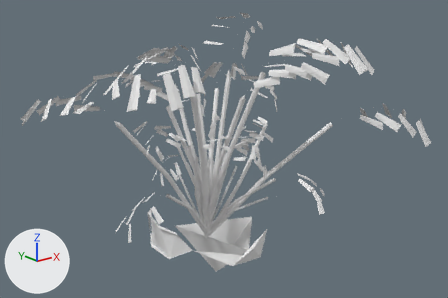
A saved change to the OBJ model datasets/dataset_snippet_medium_resampled/PlantIndoors/m1004.obj.
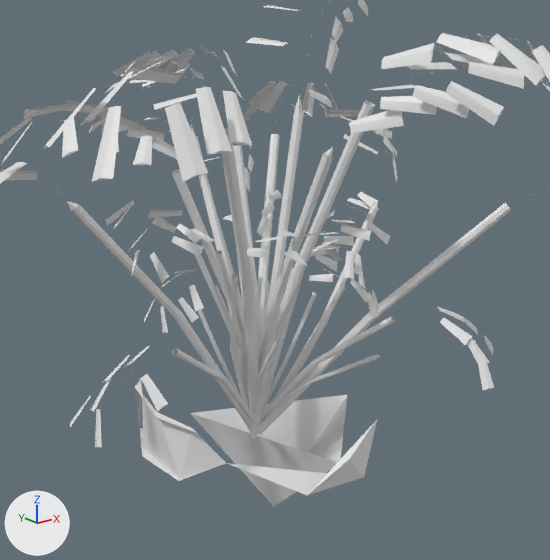
Each version appears first whole from a 50 mm camera at (-0.348, -1.562, 0.882) aimed at (0.532, -0.463, 0.443), and next in a close-up on the part from 18% to 79% of the width and 7% to 100% of the height. Lighting does not change. The marker at lower left points along +X, +Y and +Z. Where no turn or scale is listed for an object, it has been applied to the vertices.

The first close-up shows 'm1004'.
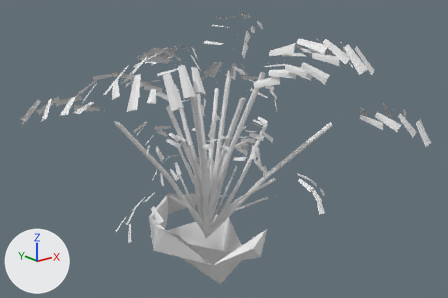
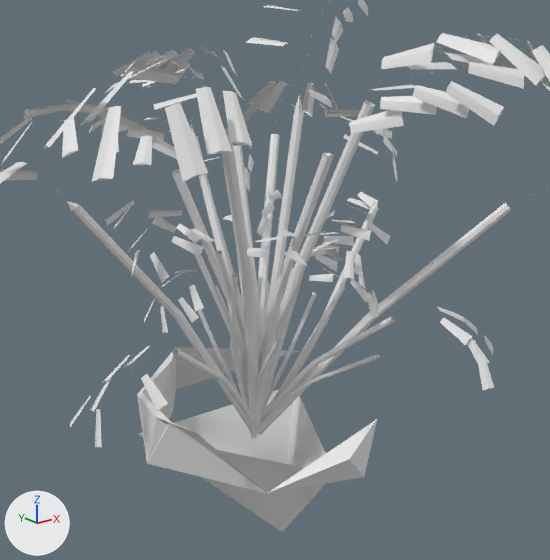
Location of each change, [x1, y1, x2, y2] in pixels of the close-ups (550 x 560 px; the box of a moved part takes in the faces that stretch with it):
'm1004', reshaped
    before: [0, 0, 550, 506]
    after: [0, 0, 550, 532]
part 1 of me_m1004, rebuilt (20% wider, 28% taller)
    before: [190, 395, 347, 506]
    after: [138, 390, 326, 532]
part 2 of me_m1004, moved or reshaped
    before: [135, 378, 376, 495]
    after: [137, 347, 377, 493]
part 3 of me_m1004, built on
    before: [325, 146, 333, 157]
    after: [325, 153, 332, 157]

The change, as a diff of the scene's bpy script:
```diff
--- a/datasets/dataset_snippet_medium_resampled/PlantIndoors/m1004.obj.py
+++ b/datasets/dataset_snippet_medium_resampled/PlantIndoors/m1004.obj.py
@@ me_m1004 @@
 # used by ob_m1004; location = (0.0, 0.0, 0.0)
-me_m1004.from_pydata(...)  # 5772 vertices, 7427 faces; spans x 0.089..0.916, y -0.804..-0.095, z 0.118..0.745
+me_m1004.from_pydata(...)  # 5773 vertices, 7518 faces; spans x 0.089..0.916, y -0.804..-0.095, z 0.095..0.745
+# me_m1004 part 1: the loose piece of 4 vertices spanning x 0.461..0.653, y -0.574..-0.351, z 0.118..0.225 is rebuilt with 4 vertices and now spans x 0.378..0.62, y -0.59..-0.363, z 0.095..0.225
+# me_m1004 part 2: 2 vertices moved from x 0.388..0.391, y -0.353..-0.35, z 0.225..0.293 to x 0.447..0.477, y -0.334..-0.298, z 0.293; 10 vertices removed from x 0.348..0.439, y -0.61..-0.356, z 0.225..0.293; 7 vertices added at x 0.344..0.63, y -0.579..-0.277, z 0.225..0.293
+# me_m1004 part 3: 1 vertex moved from x 0.487, y -0.59, z 0.603 to x 0.486, y -0.589, z 0.594; 1 vertex removed from x 0.562, y -0.484, z 0.419; 6 vertices added at x 0.392..0.588, y -0.556..-0.394, z 0.419..0.509
```
